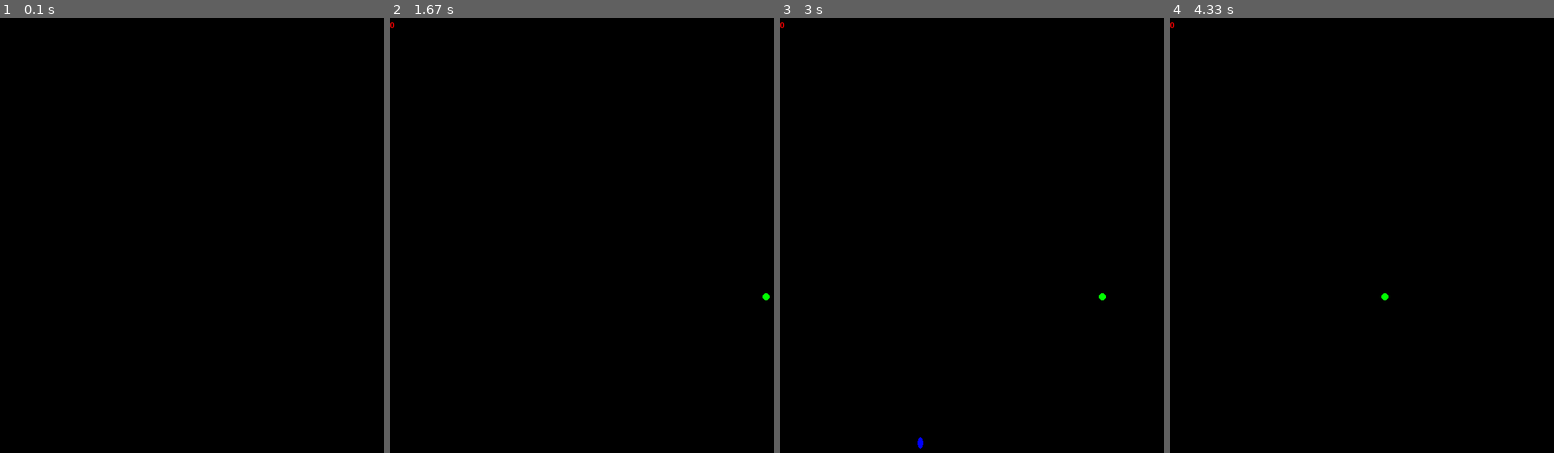
Above: before the commit, frames 1-4 (left to right).
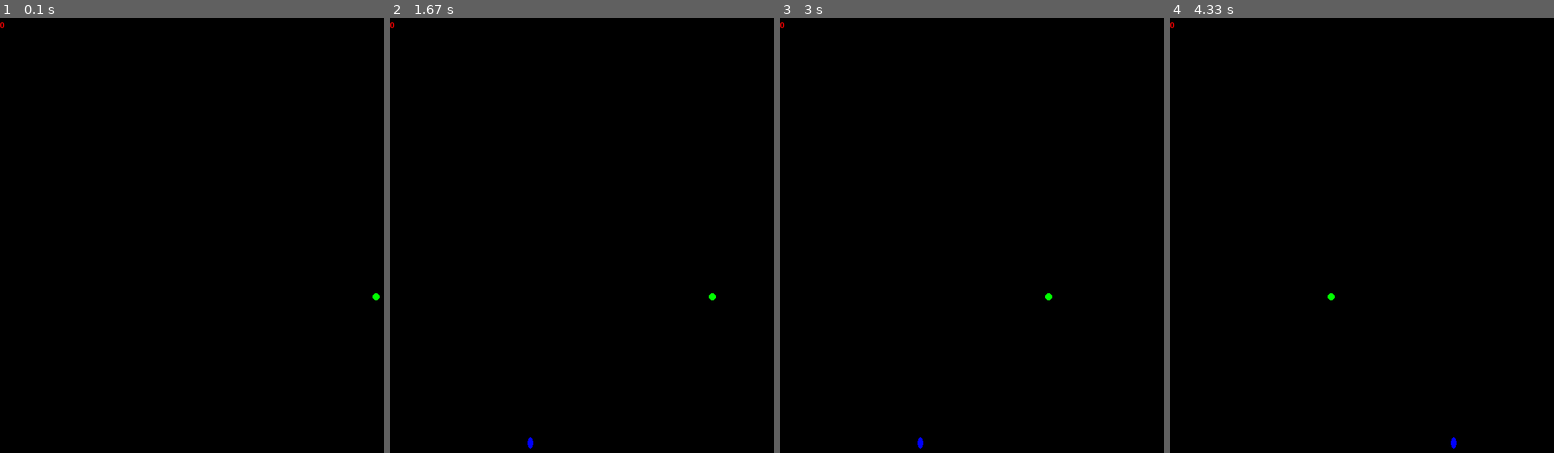
Above: after the commit, the same moments.

Repository: b0ggyb33/mrgameandwatch
Game: pygame game, started from pygameInterface.py
Same seed, same stepped clock (60 frames per second), same inputs: the game is played once before the commit and once after it. The source is Python 2; it was converted automatically to run under Python 3.
Inputs:
- Up to frame 1 (0.1 s): no input
- Up to frame 2 (1.67 s): hold Right 0.33-0.8 s; hold Right 0.83-1.3 s; hold Left from 1.33 s (still down)
- Up to frame 3 (3 s): release Left at 1.87 s; hold Left 1.9-2.3 s; hold Right 2.33-2.97 s
- Up to frame 4 (4.33 s): hold Left 3-3.47 s; hold Right 3.5-3.97 s; hold Right from 4 s (still down)

The runs differ from the first frame. In frame 1, less than 0.1% of the frame differs, in the area x 0-99%, y 0-65%; in frame 2, less than 0.1%, in the area x 35-99%, y 63-100%; in frame 3, less than 0.1%; in frame 4, less than 0.1%.

Commit message:
made balls move only once a second

Diff:
--- a/World.py
+++ b/World.py
@@ -11,6 +11,7 @@
         self.balls=[Actors.Ball((positions['LEFT'],positions['RIGHT']),directions['RIGHT']) for i in xrange(1)]
         self.mgw = Actors.MrGameAndWatch((0,2),directions['LEFT'])
         self.score=0
+        self.speed=30
 
     def tick(self):
         self.time+=1
@@ -24,11 +25,11 @@
         if keyPress:
             self.mgw.move(keyPress)
 
-        [actor.update() for actor in self.balls]
-        for ball in self.balls:
-            self.handleCollision(ball)
+        if self.time%self.speed==0:
+            [actor.update() for actor in self.balls]
+            [self.handleCollision(ball) for ball in self.balls]
 
-        self.checkBallStatus()
+        return self.checkBallStatus()
 
     def handleCollision(self,ball):
         if ball.atLimit():
@@ -44,8 +45,10 @@
 
 
     def triggerEndGame(self):
-        pass
+        self.score = 0
 
     def checkBallStatus(self):
         if not all([ball.live for ball in self.balls]):
            self.triggerEndGame()
+           return True
+        return False
--- a/pygameInterface.py
+++ b/pygameInterface.py
@@ -20,16 +20,12 @@
         clock = pygame.time.Clock()
         done=False
         while not done:
-            clock.tick(1)
+            clock.tick(30)
             done = self.update()
             #if we leave the loop tidy up all the shizzle
         pygame.quit()
 
     def update(self):
-
-
-
-        self.renderer.update()
 
         keyPress=None
 
@@ -42,9 +38,10 @@
             if event.type == pygame.QUIT: # If user clicked close
                 return True
 
-        self.world.update(keyPress)
+        status = self.world.update(keyPress)
+        self.renderer.update()
 
-        return False
+        return status
 
 if __name__ == "__main__":
     p=pygameInterface()
